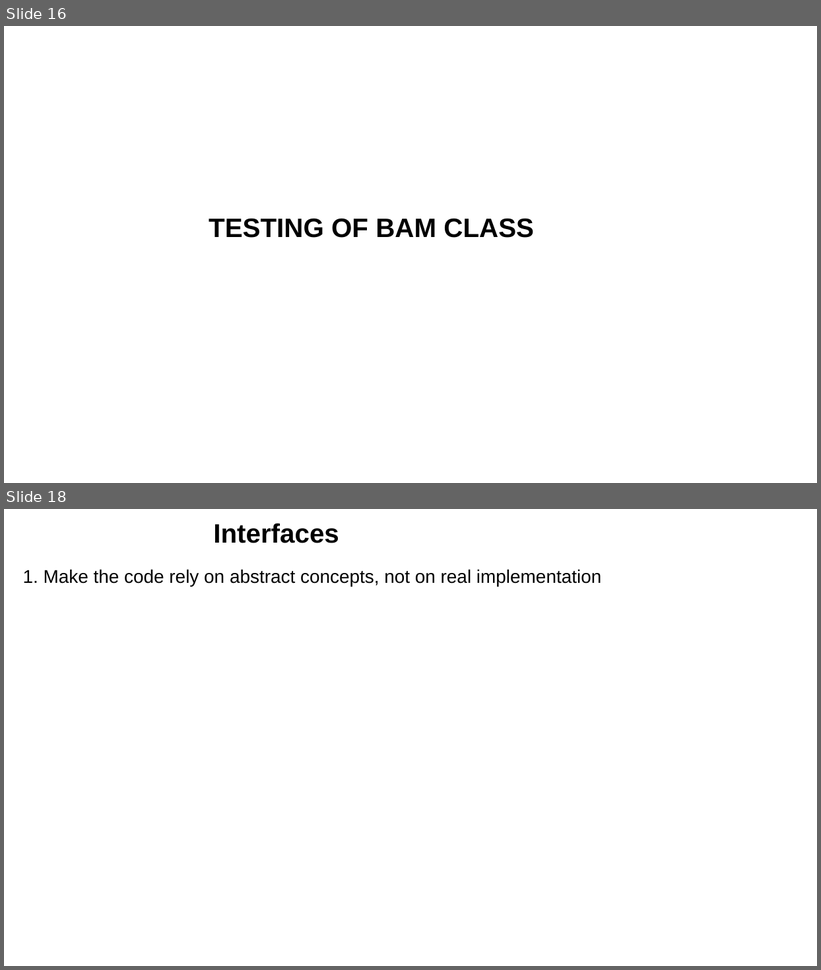
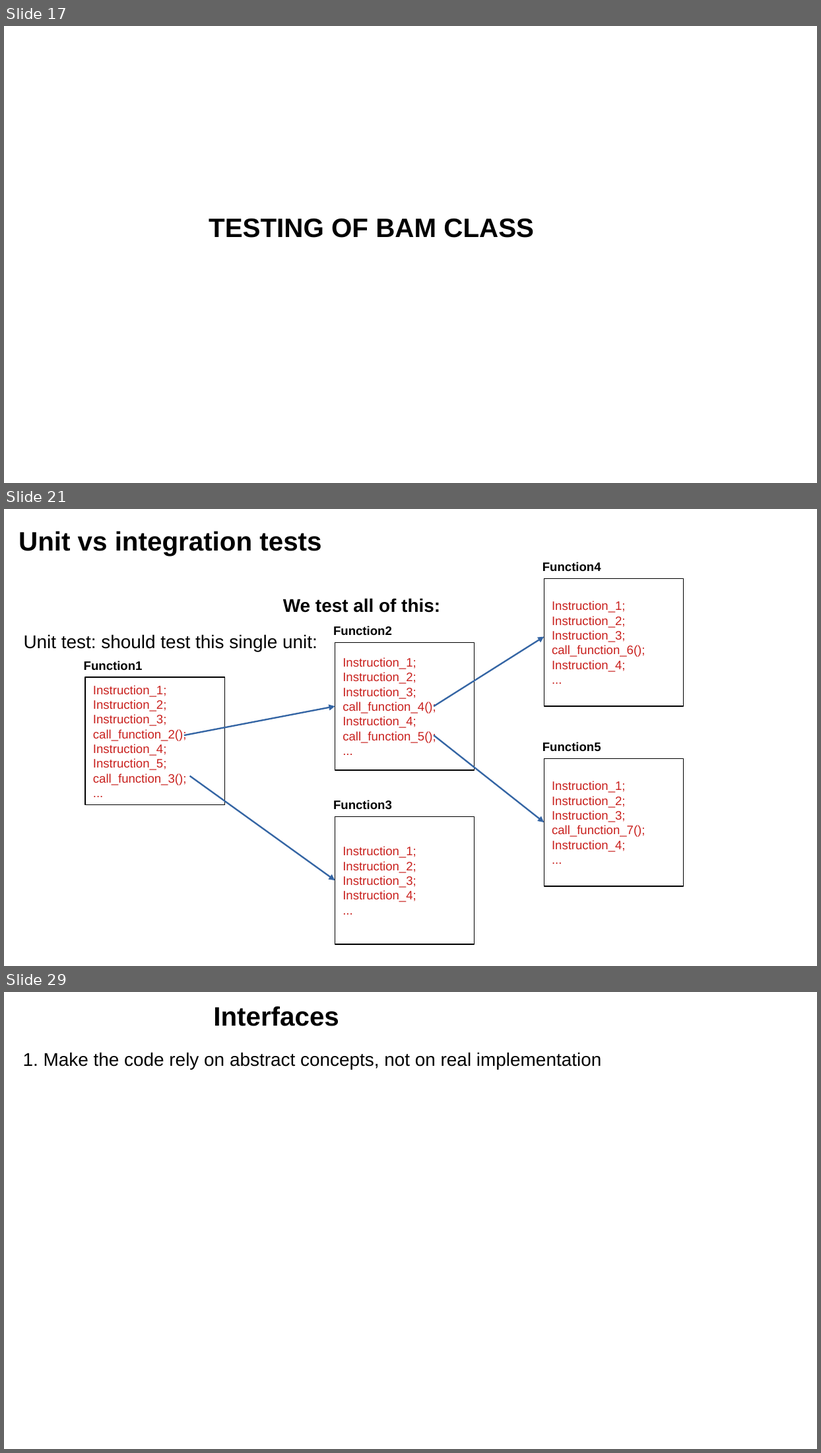
Before and after one commit to leoisl/mocking_grp_meeting, a slide deck: slides/slides.odp. Shown one above the other, each under a label of ours: slides 16 and 18 before the commit, slides 17, 21 and 29 after it; the slides between them are not shown. The pictures are 821x970 and 821x1453 pixels, drawn with LibreOffice and Linux fonts; fonts in the diff are those of the drawing. Boxes give left, top, right and bottom in pixels: in the first picture for what was removed or moved away, otherwise in the second. Text is boxed around its words. In the diff, an @@ line names an element or a change of style, - is before the commit and + after.

```diff
--- a/slides/slides.odp
+++ b/slides/slides.odp
@@ slide 21 added at bbox=[4, 509, 817, 966], background #FFFFFF @@
@@ text added at bbox=[19, 531, 321, 556], 26 pt, text #000000, bold @@
+Unit vs integration tests
@@ text added at bbox=[543, 562, 601, 571], 12 pt, text #000000, bold @@
+Function4
@@ rectangle added at bbox=[544, 578, 684, 706], outline #000000 0.99 pt, 12 pt, text #C9211E @@
+Instruction_1;
+Instruction_2;
+Instruction_3;
+call_function_6();
+Instruction_4;
+...
@@ text added at bbox=[283, 598, 440, 613], 18 pt, text #000000, bold @@
+We test all of this:
@@ text added at bbox=[333, 626, 392, 636], 12 pt, text #000000, bold @@
+Function2
@@ text added at bbox=[24, 634, 318, 652], 18 pt, text #000000 @@
+Unit test: should test this single unit:
@@ rectangle added at bbox=[335, 642, 475, 770], outline #000000 0.99 pt, 12 pt, text #C9211E @@
+Instruction_1;
+Instruction_2;
+Instruction_3;
+call_function_4();
+Instruction_4;
+call_function_5();
+...
@@ arrow added from (434, 707) to (544, 636), #3465A4 1.5 pt @@
@@ text added at bbox=[84, 661, 143, 670], 12 pt, text #000000, bold @@
+Function1
@@ rectangle added at bbox=[85, 677, 224, 805], outline #000000 0.99 pt, 12 pt, text #C9211E @@
+Instruction_1;
+Instruction_2;
+Instruction_3;
+call_function_2();
+Instruction_4;
+Instruction_5;
+call_function_3();
+...
@@ arrow added from (184, 735) to (335, 707), #3465A4 1.5 pt @@
@@ arrow added from (434, 735) to (544, 823), #3465A4 1.5 pt @@
@@ text added at bbox=[543, 742, 601, 752], 12 pt, text #000000, bold @@
+Function5
@@ rectangle added at bbox=[544, 759, 684, 887], outline #000000 0.99 pt, 12 pt, text #C9211E @@
+Instruction_1;
+Instruction_2;
+Instruction_3;
+call_function_7();
+Instruction_4;
+...
@@ arrow added from (190, 776) to (335, 881), #3465A4 1.5 pt @@
@@ text added at bbox=[333, 800, 392, 810], 12 pt, text #000000, bold @@
+Function3
@@ rectangle added at bbox=[335, 817, 475, 945], outline #000000 0.99 pt, 12 pt, text #C9211E @@
+Instruction_1;
+Instruction_2;
+Instruction_3;
+Instruction_4;
+...
@@ what was slide 16 is now slide 17 @@
@@ what was slide 18 is now slide 29 @@
```
Also in this commit, not shown: 7 slides changed, 12 other slides added, 2 slides removed, 8 other files.
